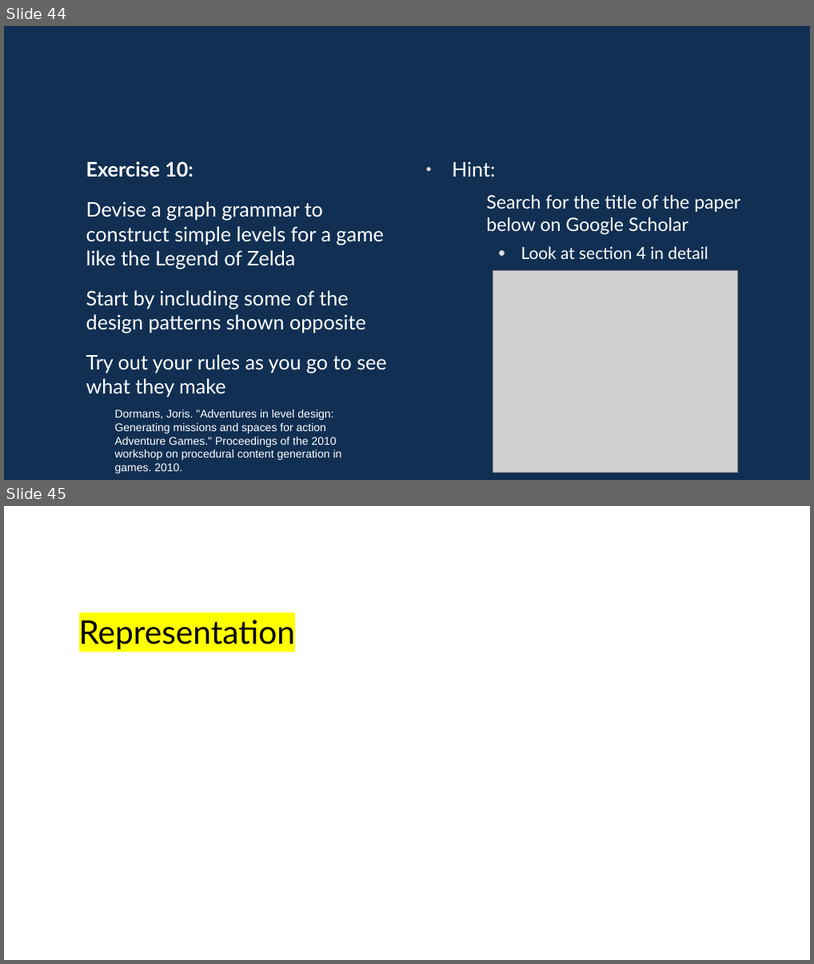
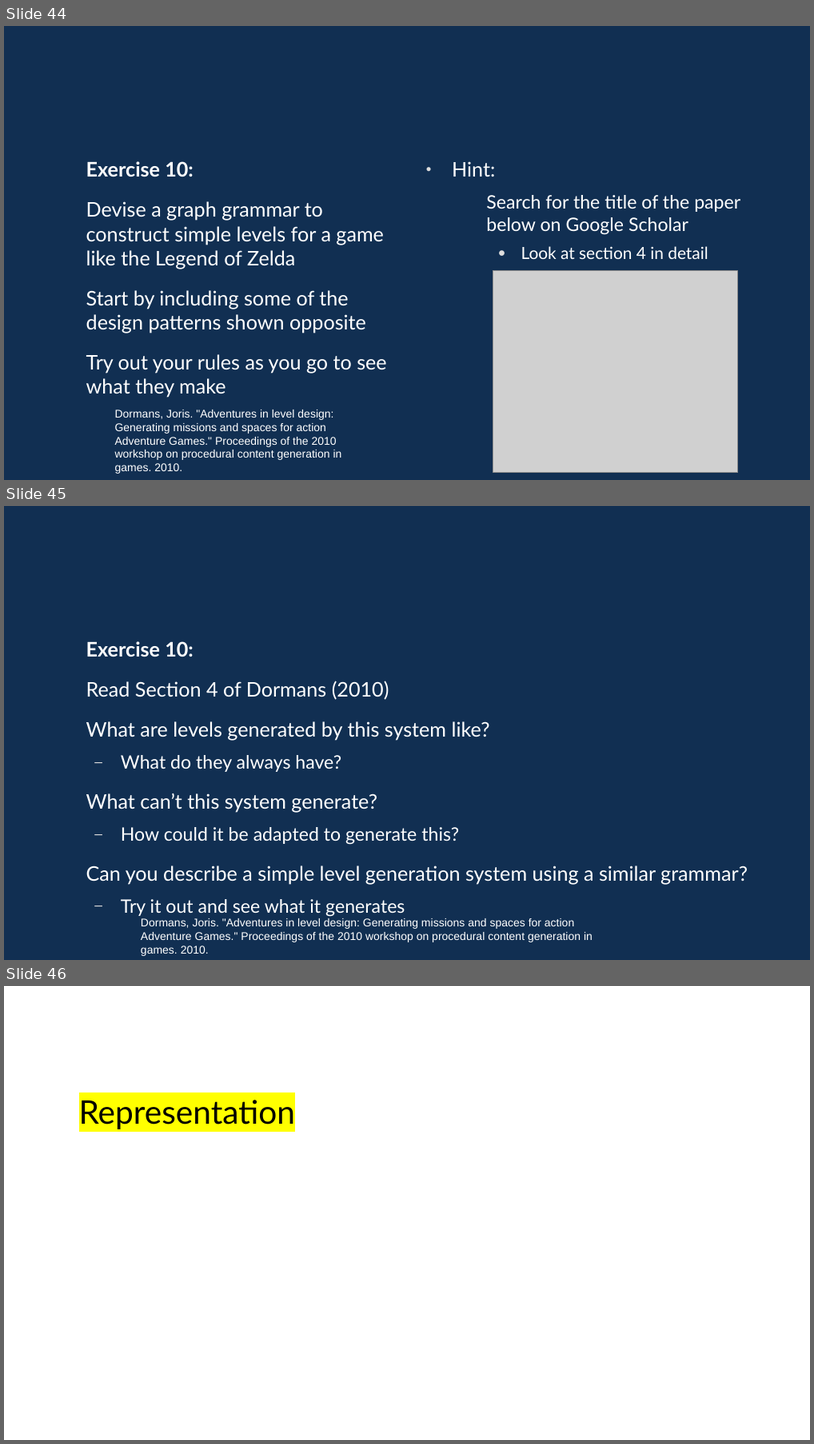
Before and after one commit to davidgundry/maths22-23, a slide deck: slides/maths-9-graph-theory.odp. Shown one above the other, each under a label of ours: slides 44 and 45 before the commit, slides 44, 45 and 46 after it. The pictures are 814x964 and 814x1444 pixels, drawn with LibreOffice and Linux fonts; fonts in the diff are those of the drawing; grey boxes stand for pictures; background and template pictures are left out. Boxes give left, top, right and bottom in pixels: in the first picture for what was removed or moved away, otherwise in the second. Text is boxed around its words. In the diff, an @@ line names an element or a change of style, - is before the commit and + after.

```diff
--- a/slides/maths-9-graph-theory.odp
+++ b/slides/maths-9-graph-theory.odp
@@ slide 45 added at (4, 506, 810, 960), background #FFFFFF; not listed: 1 template element that a slide beside it also shows @@
@@ text added at (86, 641, 748, 916), 19.8 pt, text #FFFFFF @@
+Exercise 10:
+Read Section 4 of Dormans (2010)
+What are levels generated by this system like?
+  – What do they always have?
+What can’t this system generate?
+  – How could it be adapted to generate this?
+Can you describe a simple level generation system using a similar grammar?
+  – Try it out and see what it generates
@@ text added at (141, 918, 593, 956), 11 pt, text #FFFFFF @@
+Dormans, Joris. "Adventures in level design: Generating missions and spaces for action
+Adventure Games." Proceedings of the 2010 workshop on procedural content generation in
+games. 2010.
@@ what was slide 45 is now slide 46 @@
```
Also in this commit, not shown: 3 slides changed.
